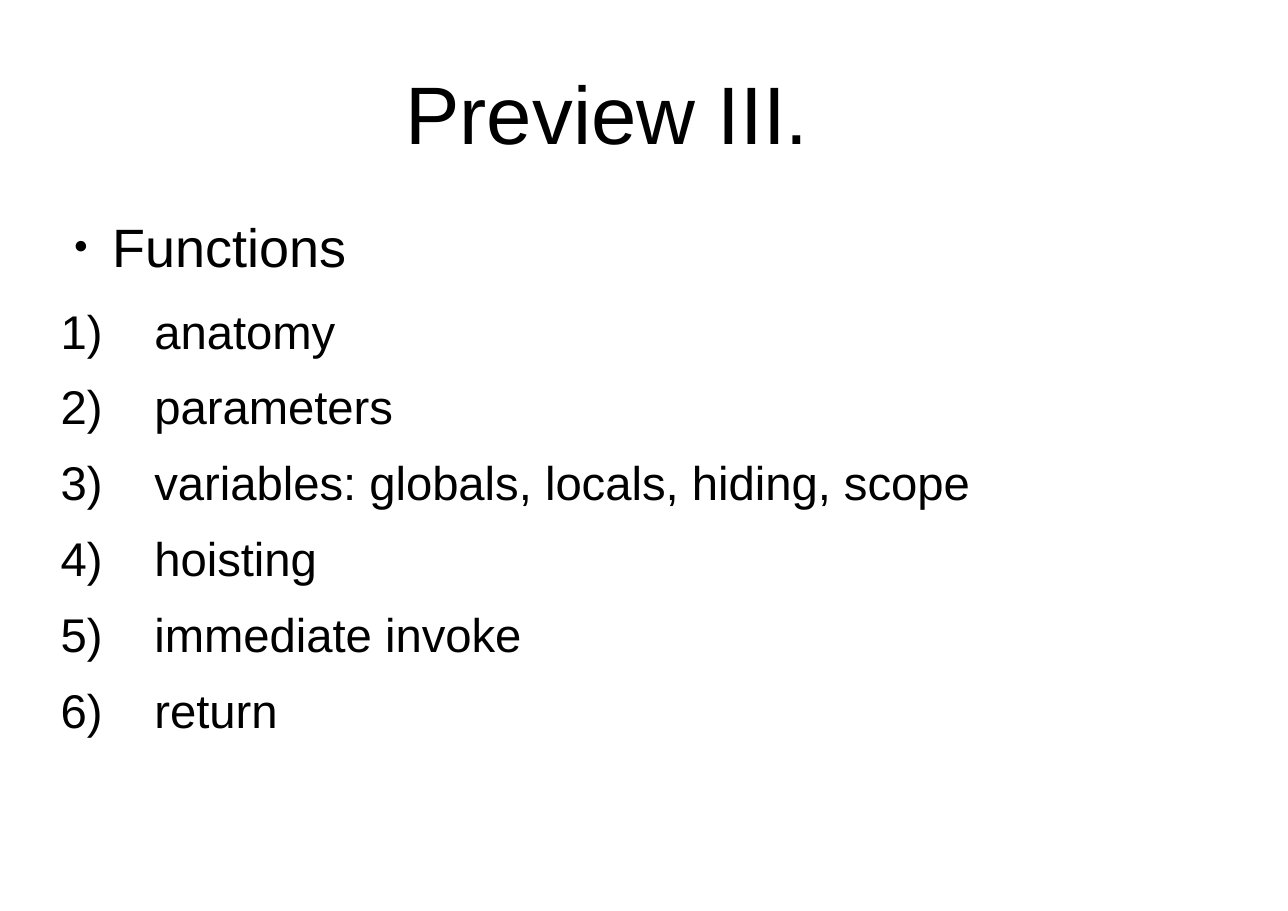
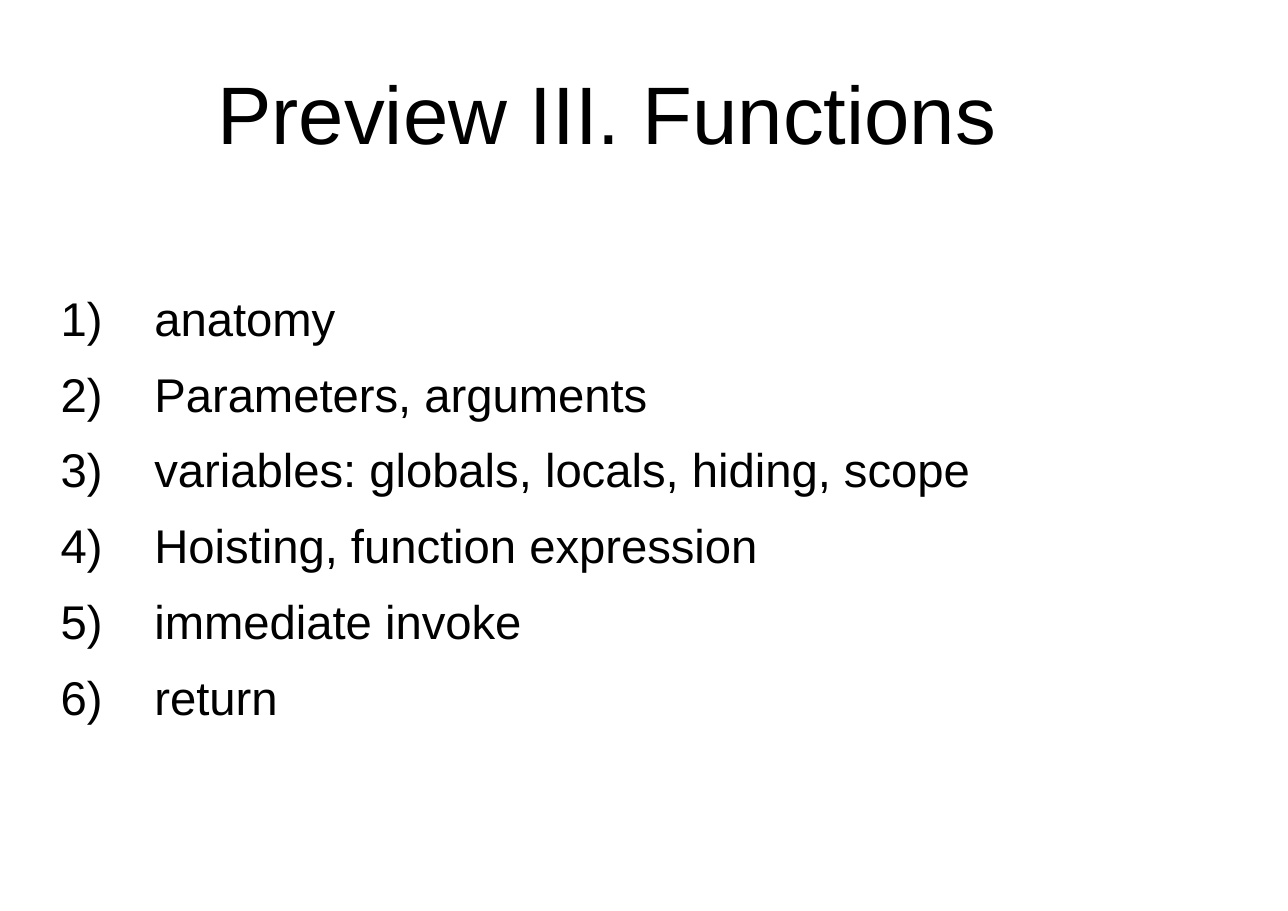
Before and after one commit to peterborkuti/other, a slide deck: slide 4 of JavaScriptBasics/jsbasics-slide.odp. Drawn at 1288x911 pixels with LibreOffice and Linux fonts; fonts in the diff are those of the drawing; background and template pictures are left out. Boxes give left, top, right and bottom in pixels: in the first picture for what was removed or moved away, otherwise in the second. Text is boxed around its words. In the diff, an @@ line names an element or a change of style, - is before the commit and + after.

Commit message:
functions

```diff
--- a/JavaScriptBasics/jsbasics-slide.odp
+++ b/JavaScriptBasics/jsbasics-slide.odp
@@ title at (217, 85, 996, 145): text changed @@
-Preview III.
+Preview III. Functions
@@ text at (113, 228, 347, 268): paragraph removed @@
-● Functions
@@ text at (154, 379, 647, 421): text changed @@
-  2) parameters
+  2) Parameters, arguments
@@ text at (154, 528, 757, 573): text changed @@
-  4) hoisting
+  4) Hoisting, function expression
```
Also in this commit, not shown: 4 other slides changed, 6 other files.
